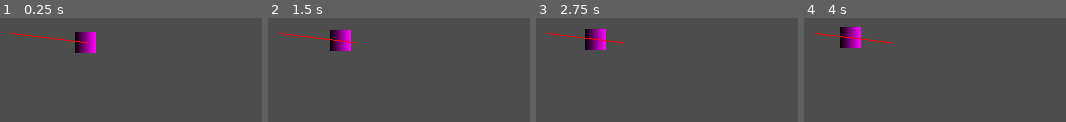
Above: before the commit, frames 1-4 (left to right).
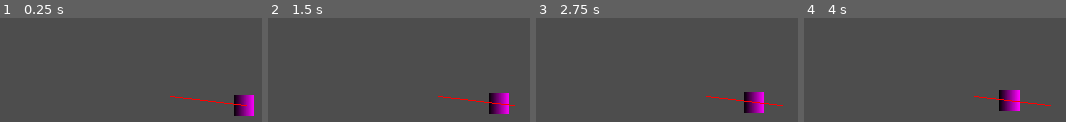
Above: after the commit, the same moments.

Repository: BoopEnthusiast/Micro-Jam-15
Game: Godot game, scene res://scenes/main.tscn
Same seed, same stepped clock (60 frames per second), same inputs: the game is played once before the commit and once after it.
Inputs:
- Up to frame 1 (0.25 s): no input
- Up to frame 2 (1.5 s): no input
- Up to frame 3 (2.75 s): no input
- Up to frame 4 (4 s): tap Enter at 3.5 s

The runs differ from the first frame. In frame 1, 3.6% of the frame differs, in the area x 4-97%, y 13-95%; in frame 2, 3.6%; in frame 3, 3.6%; in frame 4, 3.7%, in the area x 4-95%, y 8-90%.

Commit message:
navmesh smaller

Diff:
--- a/scenes/main.tscn
+++ b/scenes/main.tscn
@@ -5,7 +5,7 @@
 [sub_resource type="NavigationPolygon" id="NavigationPolygon_c3t1r"]
 vertices = PackedVector2Array(1910, 1070, 10, 1070, 10, 10, 1910, 10)
 polygons = Array[PackedInt32Array]([PackedInt32Array(0, 1, 2, 3)])
-outlines = Array[PackedVector2Array]([PackedVector2Array(0, 0, 0, 1080, 1920, 1080, 1920, 0)])
+outlines = Array[PackedVector2Array]([PackedVector2Array(616, 0, 617, 1080, 1920, 1080, 1920, 0)])
 source_geometry_group_name = &"navigation_polygon_source_group"
 
 [node name="Main" type="Node2D"]
@@ -14,4 +14,4 @@
 navigation_polygon = SubResource("NavigationPolygon_c3t1r")
 
 [node name="Villager" parent="." instance=ExtResource("1_0auvh")]
-position = Vector2(491, 273)
+position = Vector2(872, 424)
